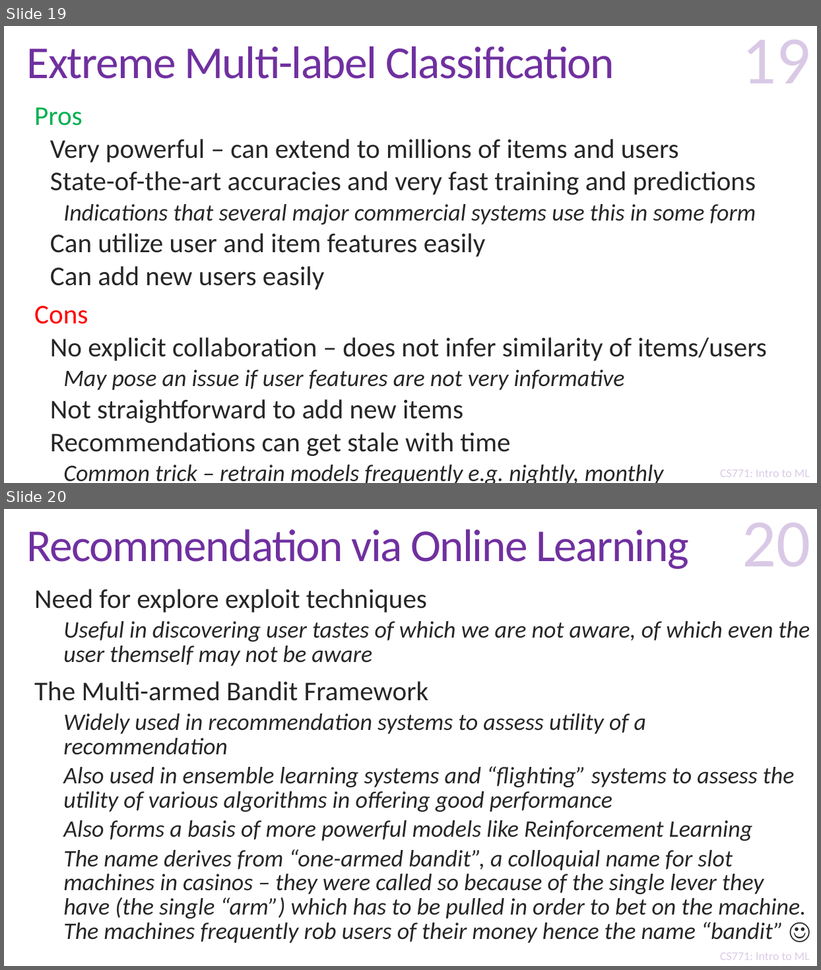
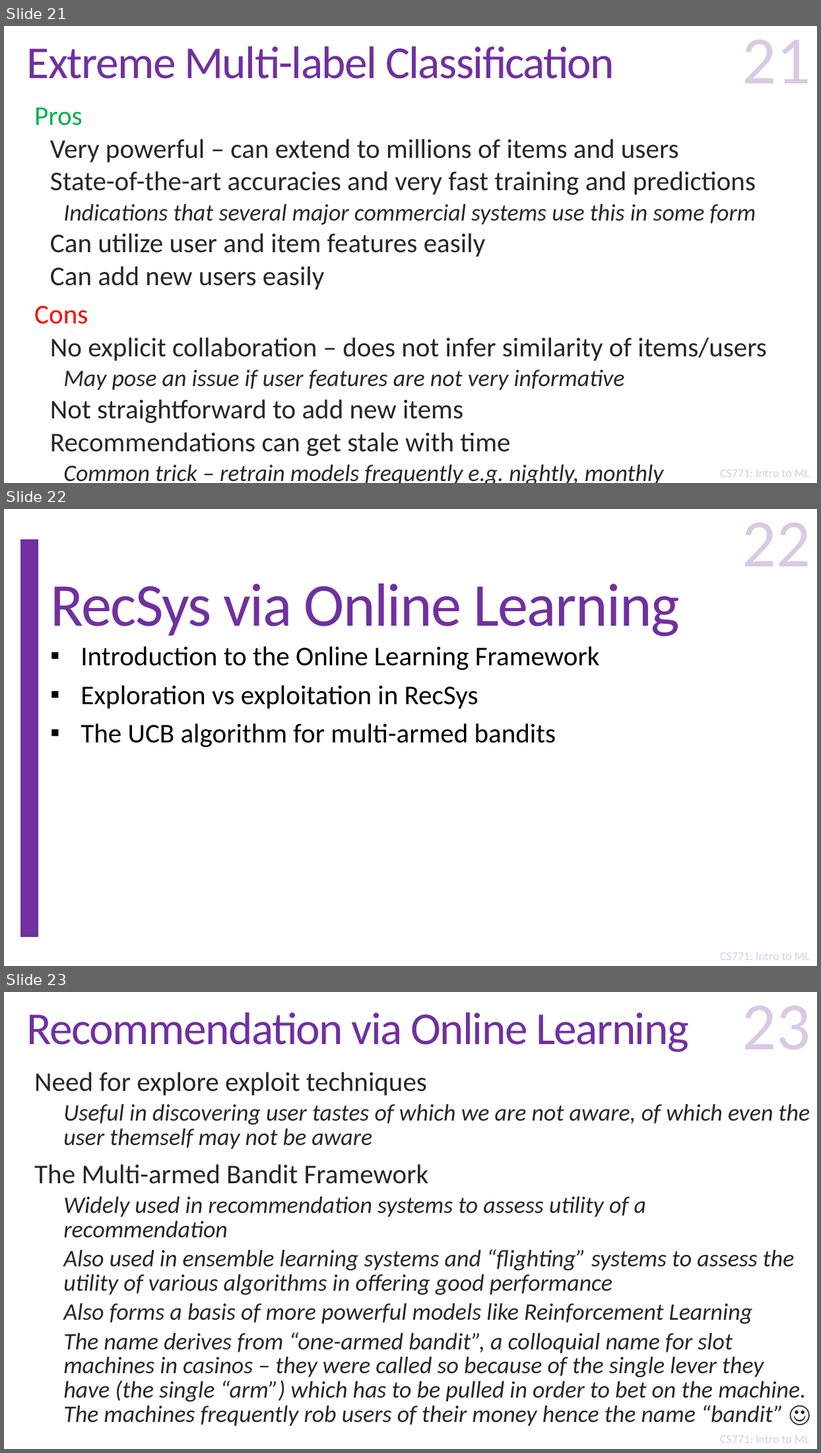
Before and after one commit to purushottamkar/ml19-20w, a slide deck: lecture_slides/23_Recommendation Systems.pptx. Shown one above the other, each under a label of ours: slides 19 and 20 before the commit, slides 21, 22 and 23 after it. The pictures are 821x970 and 821x1453 pixels, drawn with LibreOffice and Linux fonts; fonts in the diff are those of the drawing; background and template pictures are left out. Boxes give left, top, right and bottom in pixels: in the first picture for what was removed or moved away, otherwise in the second. Text is boxed around its words. In the diff, an @@ line names an element or a change of style, - is before the commit and + after.

```diff
--- a/lecture_slides/23_Recommendation Systems.pptx
+++ b/lecture_slides/23_Recommendation Systems.pptx
@@ slide 22 added at [4,509,817,966], background #FFFFFF; not listed: 2 template elements that a slide beside it also shows @@
@@ page number added at [743,523,811,566], 80 pt, text #7030A0 at 25% opacity @@
+22
@@ rectangle added at [21,540,38,937], fill #7030A0, outline #7030A0 1 pt @@
@@ title added at [50,584,679,636], 72 pt, text #7030A0 @@
+RecSys via Online Learning
@@ text added at [81,646,600,747], 32 pt, text #000000 @@
+▪ Introduction to the Online Learning Framework
+▪ Exploration vs exploitation in RecSys
+▪ The UCB algorithm for multi-armed bandits
@@ what was slide 19 is now slide 21 @@
@@ page number at [743,40,811,83]: text changed @@
-19
+21
@@ what was slide 20 is now slide 23 @@
@@ page number at [743,1006,811,1049]: text changed @@
-20
+23
```
Also in this commit, not shown: 3 slides changed, 2 other slides added.
